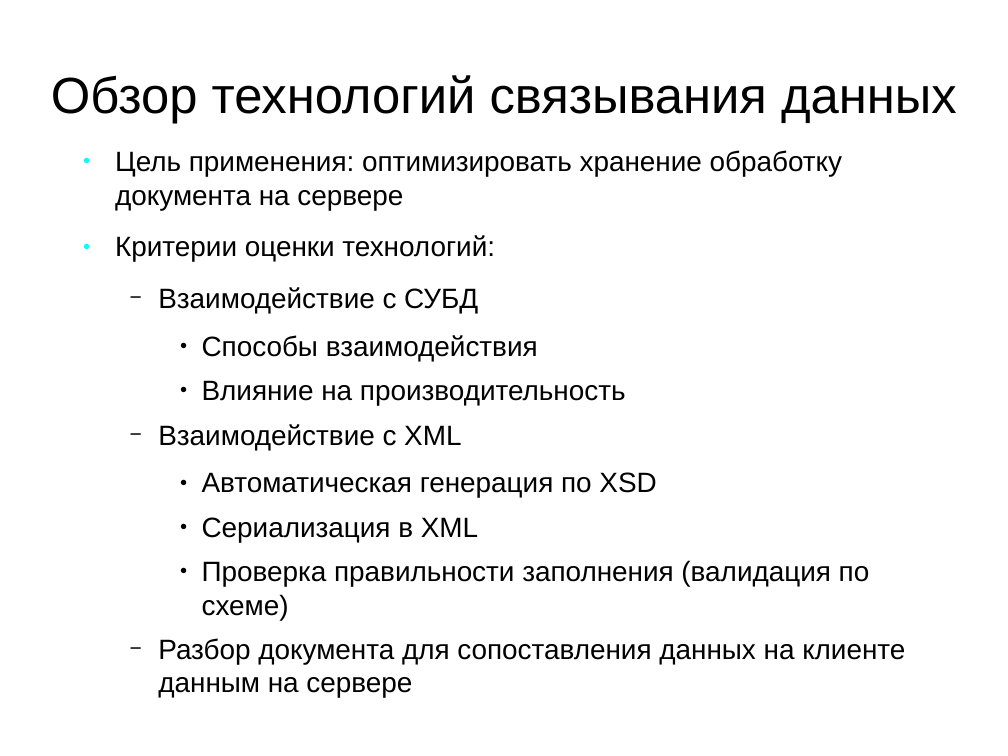
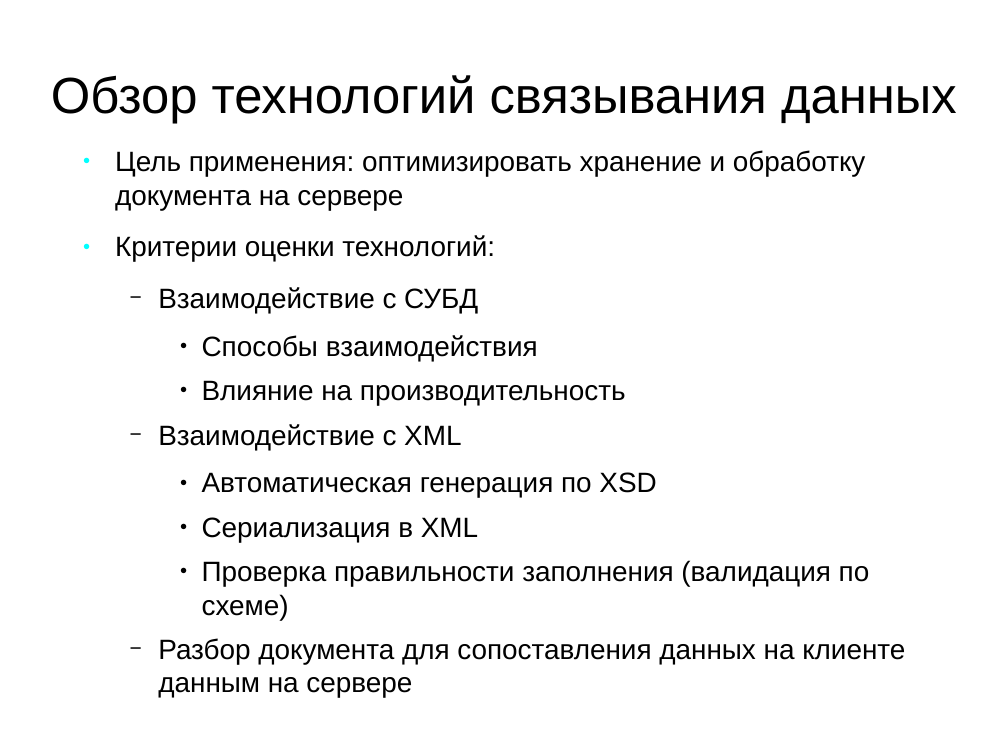
Before and after one commit to aeremenok/a-team-777, a slide deck: slide 7 of diploma/eav/diploma/demo.odp. Drawn at 1008x756 pixels with LibreOffice and Linux fonts; fonts in the diff are those of the drawing. Boxes give left, top, right and bottom in pixels: in the first picture for what was removed or moved away, otherwise in the second. Text is boxed around its words. In the diff, an @@ line names an element or a change of style, - is before the commit and + after.

```diff
--- a/diploma/eav/diploma/demo.odp
+++ b/diploma/eav/diploma/demo.odp
@@ text at [115, 150, 866, 210]: text changed @@
-● Цель применения: оптимизировать хранение обработку документа на сервере
+● Цель применения: оптимизировать хранение и обработку документа на сервере
```
Also in this commit, not shown: 3 other files.
